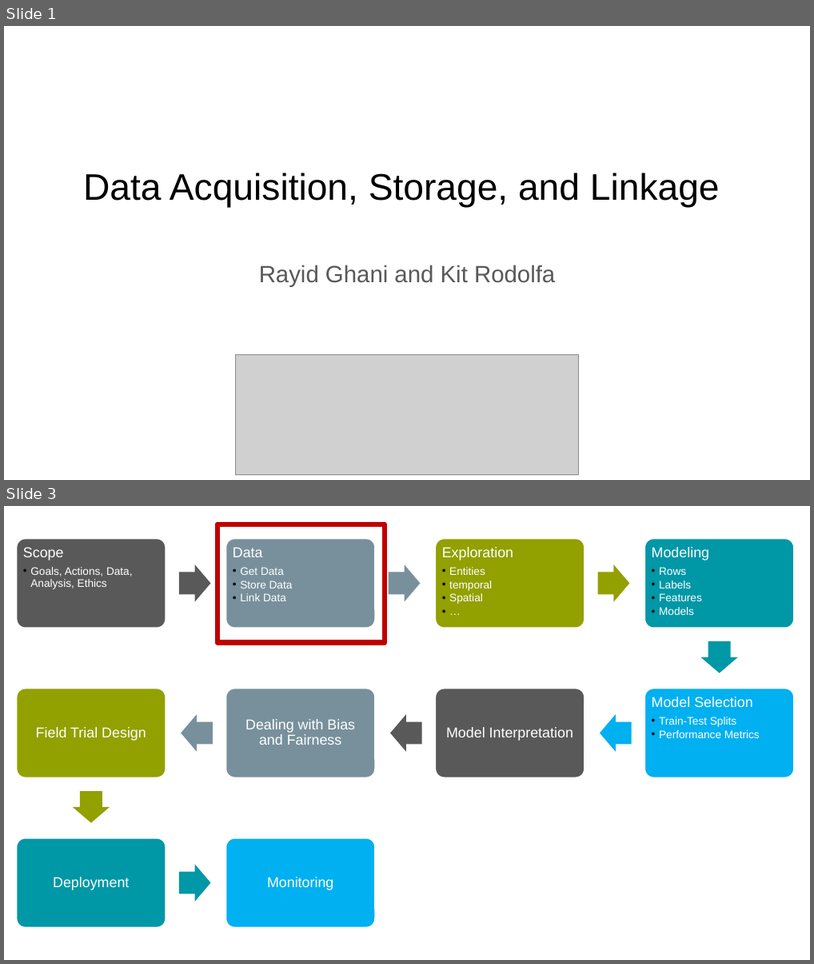
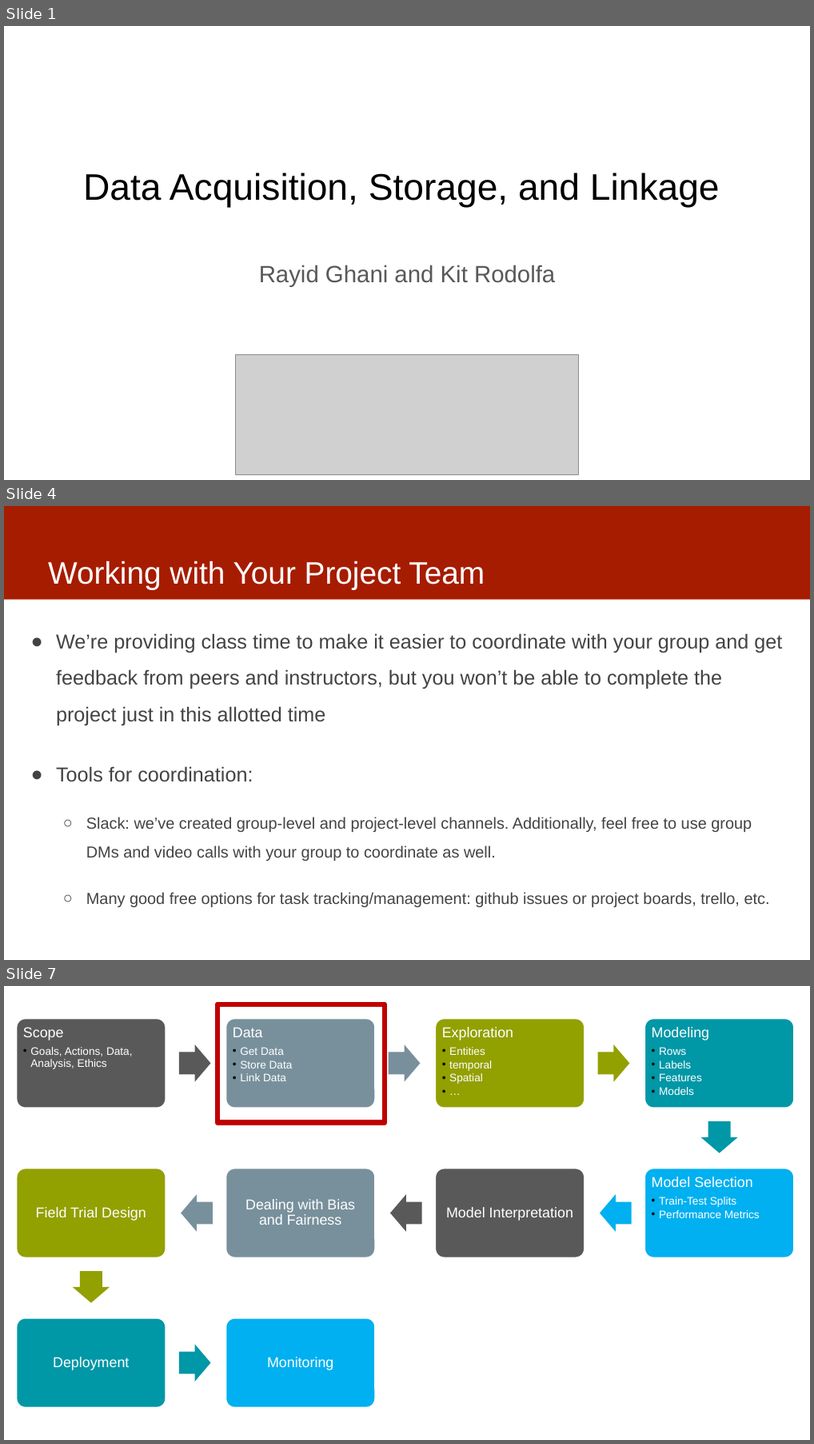
Before and after one commit to dssg/mlforpublicpolicylab, a slide deck: 02 - Case Studies and Acquiring Data/data.pptx. Shown one above the other, each under a label of ours: slides 1 and 3 before the commit, slides 1, 4 and 7 after it; the slides between them are not shown. The pictures are 814x964 and 814x1444 pixels, drawn with LibreOffice and Linux fonts; fonts in the diff are those of the drawing; grey boxes stand for pictures. Boxes give left, top, right and bottom in pixels: in the first picture for what was removed or moved away, otherwise in the second. Text is boxed around its words. In the diff, an @@ line names an element or a change of style, - is before the commit and + after.

```diff
--- a/02 - Case Studies and Acquiring Data/data.pptx
+++ b/02 - Case Studies and Acquiring Data/data.pptx
@@ slide 4 added at [4, 506, 810, 960], background #FFFFFF @@
@@ rectangle added at [4, 506, 810, 599], fill #A61C00 @@
@@ title added at [48, 561, 485, 590], 37 pt, text #FFFFFF @@
+Working with Your Project Team
@@ text added at [56, 633, 782, 907], 19 pt, text #434343 @@
+● We’re providing class time to make it easier to coordinate with your group and get feedback from peers and instructors, but you won’t be able to complete the project just in this allotted time
+● Tools for coordination:
+  ○ Slack: we’ve created group-level and project-level channels. Additionally, feel free to use group DMs and video calls with your group to coordinate as well.
+  ○ Many good free options for task tracking/management: github issues or project boards, trello, etc.
@@ what was slide 3 is now slide 7 @@
```
Also in this commit, not shown: 2 slides changed, 4 other slides added, 1 slide removed.
